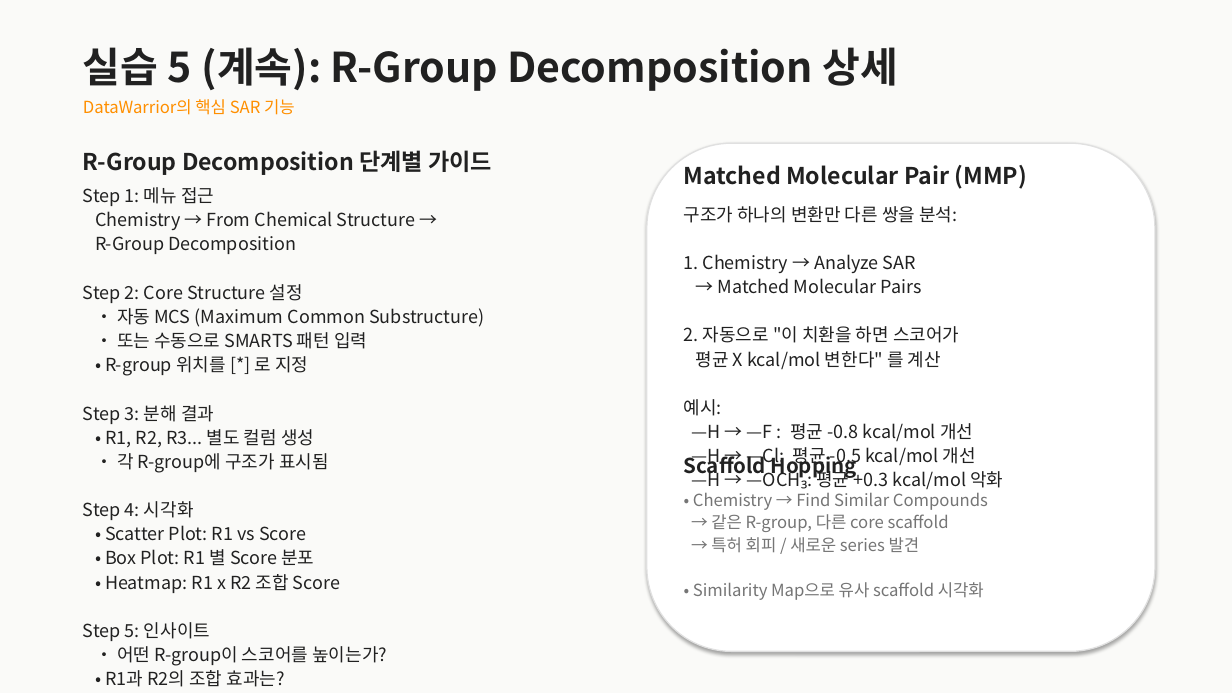
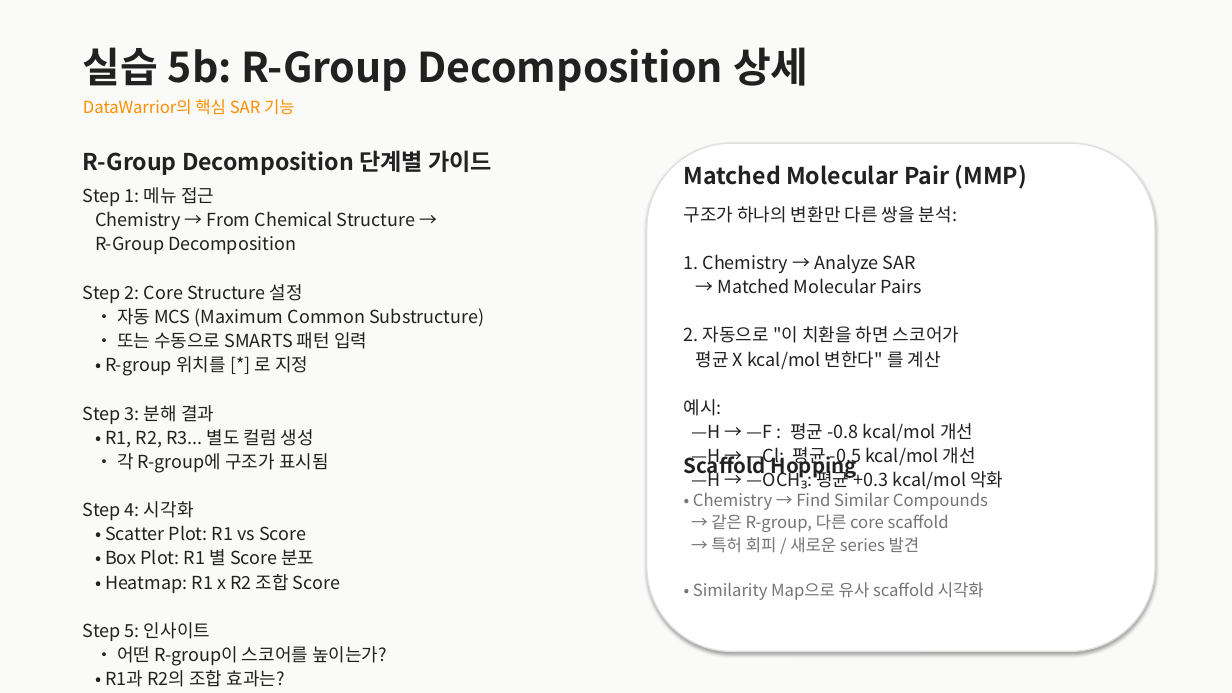
Before and after one commit to fourmodern/molecular_docking_tutorial, a slide deck: slide 9 of DataWarrior_Tutorial.pptx. Drawn at 1232x693 pixels with LibreOffice and Linux fonts; fonts in the diff are those of the drawing. Boxes give left, top, right and bottom in pixels: in the first picture for what was removed or moved away, otherwise in the second. Text is boxed around its words. In the diff, an @@ line names an element or a change of style, - is before the commit and + after.

```diff
--- a/DataWarrior_Tutorial.pptx
+++ b/DataWarrior_Tutorial.pptx
@@ text at <box>83,47,809,91</box>: text changed @@
-실습 5 (계속): R-Group Decomposition 상세
+실습 5b: R-Group Decomposition 상세
```
Also in this commit, not shown: 2 other slides changed, 2 other files.
